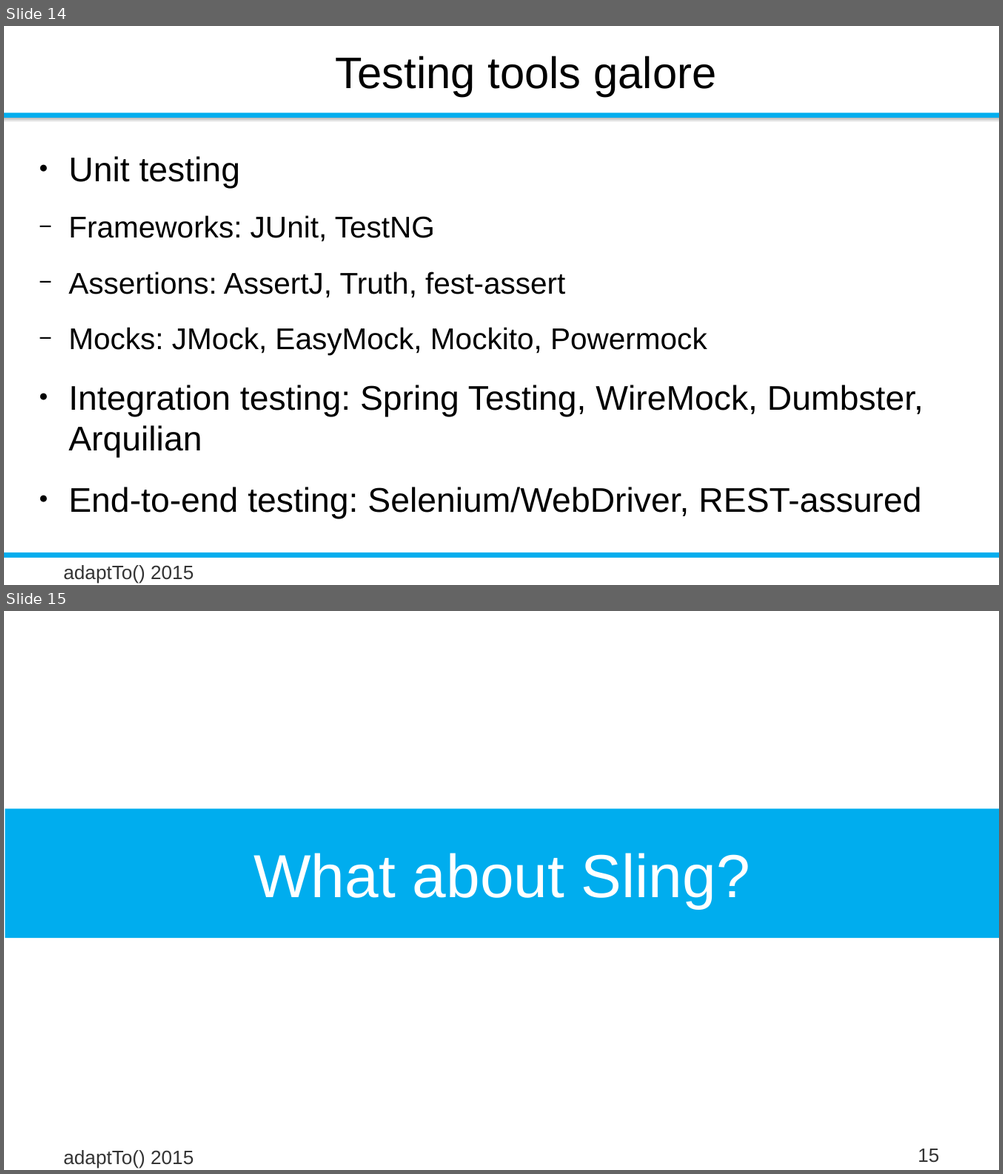
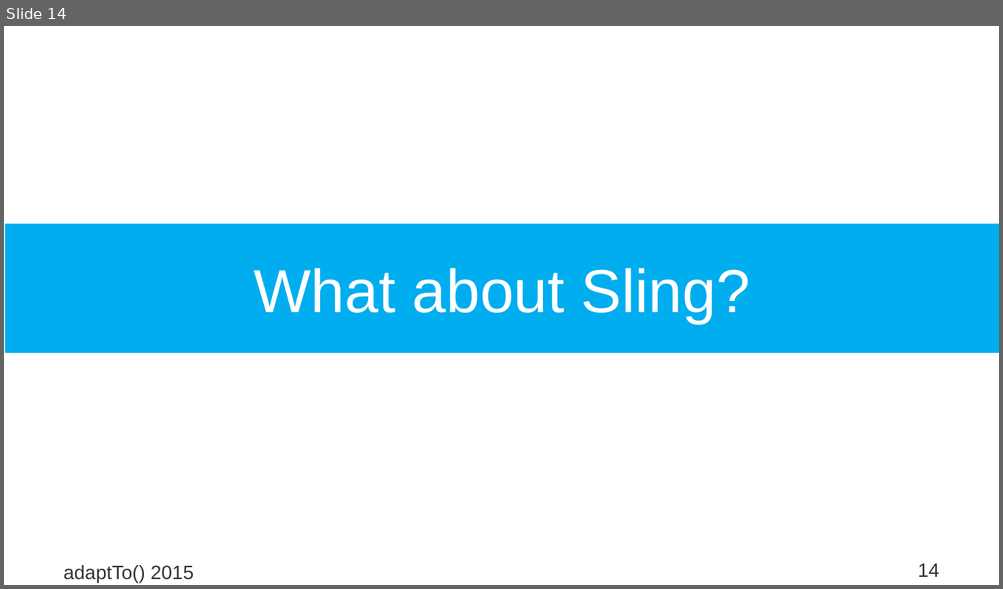
Before and after one commit to rombert/talks, a slide deck: adaptTo2015/How_Do_I_Test_My_Sling_Application-Robert_Munteanu_unedited.odp. Shown one above the other, each under a label of ours: slides 14 and 15 before the commit, slide 14 after it. The pictures are 1003x1174 and 1003x589 pixels, drawn with LibreOffice and Linux fonts; fonts in the diff are those of the drawing; background and template pictures are left out. Boxes give left, top, right and bottom in pixels: in the first picture for what was removed or moved away, otherwise in the second. Text is boxed around its words. In the diff, an @@ line names an element or a change of style, - is before the commit and + after.

Commit message:
adaptTo2015: presentation checkpoint

```diff
--- a/adaptTo2015/How_Do_I_Test_My_Sling_Application-Robert_Munteanu_unedited.odp
+++ b/adaptTo2015/How_Do_I_Test_My_Sling_Application-Robert_Munteanu_unedited.odp
@@ slide 14 removed at (4, 26, 999, 585), background #FFFFFF @@
@@ title removed at (336, 56, 716, 96) @@
-Testing tools galore
@@ rectangle removed at (4, 113, 999, 118) @@
@@ rectangle removed at (4, 118, 999, 122) @@
@@ text removed at (68, 156, 923, 519) @@
-● Unit testing
-  − Frameworks: JUnit, TestNG
-  − Assertions: AssertJ, Truth, fest-assert
-  − Mocks: JMock, EasyMock, Mockito, Powermock
-● Integration testing: Spring Testing, WireMock, Dumbster, Arquilian
-● End-to-end testing: Selenium/WebDriver, REST-assured
@@ rectangle removed at (4, 553, 999, 558) @@
@@ text removed at (63, 565, 193, 584) @@
-adaptTo() 2015
@@ what was slide 15 is now slide 14 @@
@@ page number at (917, 564, 939, 577): text changed @@
-15
+14
```
Also in this commit, not shown: 4 slides changed, 2 slides added, 1 other slide removed, 1 other file.
